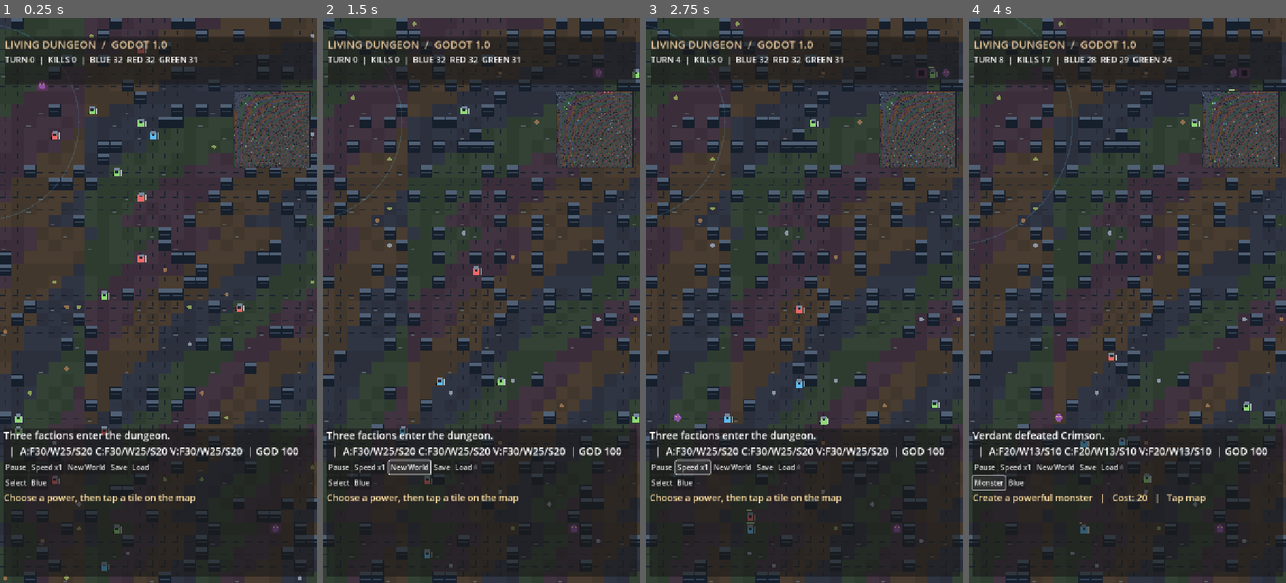
Above: before the commit, frames 1-4 (left to right).
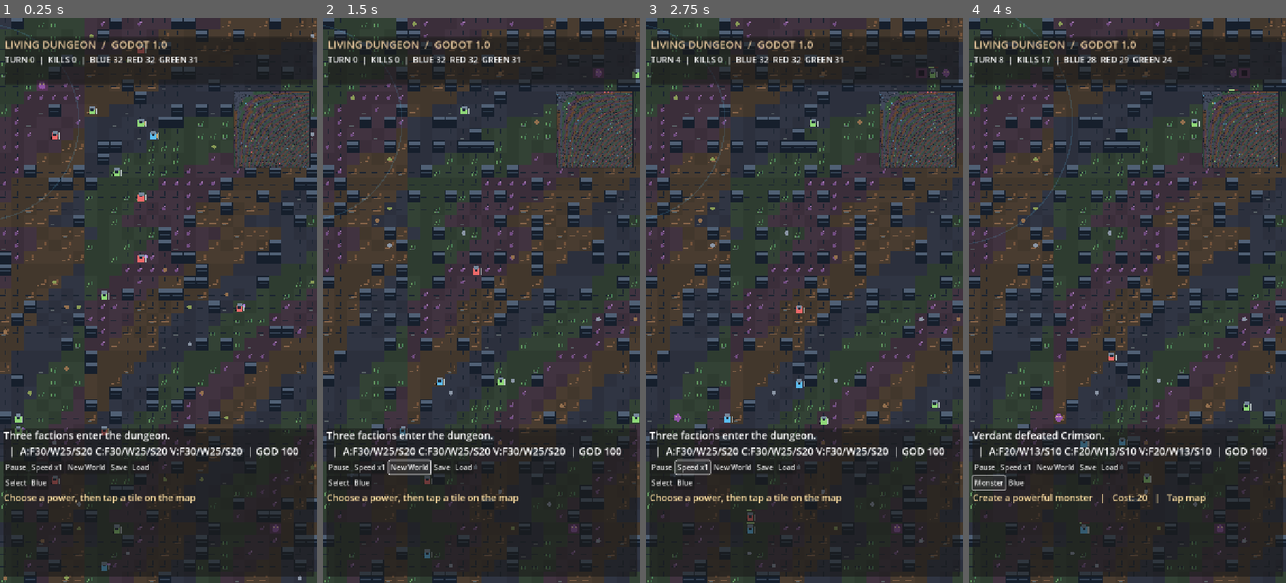
Above: after the commit, the same moments.

Repository: Garchita098/Akudama-Builder
Game: Godot game, scene res://Main.tscn
Same seed, same stepped clock (60 frames per second), same inputs: the game is played once before the commit and once after it.
Inputs:
- Up to frame 1 (0.25 s): no input
- Up to frame 2 (1.5 s): click "New World" at 0.5 s; click "New World" at 1.25 s
- Up to frame 3 (2.75 s): click "Speed x1" at 2 s
- Up to frame 4 (4 s): click "Select" at 2.75 s; click "Spawn" at 3.5 s

The runs differ from the first frame. In frame 1, 1.6% of the frame differs, in the area x 0-100%, y 0-100%; in frame 2, 1.5%; in frame 3, 1.5%; in frame 4, 1.5%.
Error before the commit: Cannot call method 'get_child' on a null value. (res://world.gd:739)
Error after the commit: Cannot call method 'get_child' on a null value. (res://world.gd:758)

Commit message:
Give biomes unique pixel detail and make unit classes visually distinguishable

Diff:
--- a/projects/dungeon_godot/world.gd
+++ b/projects/dungeon_godot/world.gd
@@ -590,6 +590,16 @@
                 draw_line(p + Vector2(2,18),p + Vector2(16,18),Color("#1b2431"),1)
                 if variation == 6:
                     draw_rect(Rect2(p + Vector2(7,23), Vector2(9,2)), Color("#596266"))
+                var biome: int = int(biomes[y][x])
+                if biome == 1 and variation % 3 == 0:
+                    draw_line(p + Vector2(6,26),p + Vector2(9,16),Color("#659b61"),2)
+                    draw_line(p + Vector2(15,25),p + Vector2(18,13),Color("#4a8659"),2)
+                elif biome == 2 and variation % 4 == 0:
+                    draw_circle(p + Vector2(12,16),4,Color("#724d82"))
+                    draw_circle(p + Vector2(16,11),2,Color("#a074ae"))
+                elif biome == 3 and variation % 3 == 0:
+                    draw_line(p + Vector2(4,22),p + Vector2(24,20),Color("#88654a"),2)
+                    draw_rect(Rect2(p + Vector2(20,8),Vector2(5,7)),Color("#75543b"))
     for base in settlements:
         var origin: Vector2 = Vector2(base.p) * TILE
         var color: Color = FACTIONS[int(base.team)]
@@ -598,6 +608,8 @@
         draw_rect(Rect2(origin - Vector2(5,1),Vector2(40,29)),Color("#667281"))
         draw_rect(Rect2(origin + Vector2(5,-16),Vector2(20,27)),color)
         draw_rect(Rect2(origin + Vector2(11,13),Vector2(10,20)),Color("#10131a"))
+        draw_rect(Rect2(origin + Vector2(-5,-1),Vector2(40,4)),Color("#d3b888"))
+        draw_rect(Rect2(origin + Vector2(14,-24),Vector2(3,13)),Color("#d7d4cb"))
     for node in resource_nodes:
         if int(node.amount) <= 0:
             continue
@@ -637,6 +649,9 @@
         draw_circle(mp + Vector2(15,15),13 if int(m.kind) == 2 else 9,mc)
         draw_circle(mp + Vector2(11,12),2,Color("#f6d3a7"))
         draw_circle(mp + Vector2(19,12),2,Color("#f6d3a7"))
+        if int(m.kind) == 2:
+            draw_line(mp+Vector2(7,3),mp+Vector2(3,-8),Color("#e3594c"),4)
+            draw_line(mp+Vector2(23,3),mp+Vector2(27,-8),Color("#e3594c"),4)
     for f in fighters:
         if f.p.x < xmin or f.p.x > xmax or f.p.y < ymin or f.p.y > ymax:
             continue
@@ -648,6 +663,10 @@
         draw_rect(Rect2(p + Vector2(5,7),Vector2(15,17)),cloak)
         draw_rect(Rect2(p + Vector2(7,3),Vector2(12,8)),Color("#77889b"))
         draw_rect(Rect2(p + Vector2(9,10),Vector2(7,5)),Color("#202a38"))
+        if str(f.profession) == "Mage" or str(f.profession) == "Necromancer":
+            draw_circle(p + Vector2(24,9),4,Color("#a875da"))
+        elif str(f.profession) == "Worker":
+            draw_rect(Rect2(p + Vector2(21,9),Vector2(4,11)),Color("#c79c56"))
         draw_rect(Rect2(p + Vector2(22,8),Vector2(3,15)),Color("#bac6c5"))
         if f.hp < 5:
             draw_rect(Rect2(p + Vector2(2,-4),Vector2(24,3)),Color("#632d35"))
